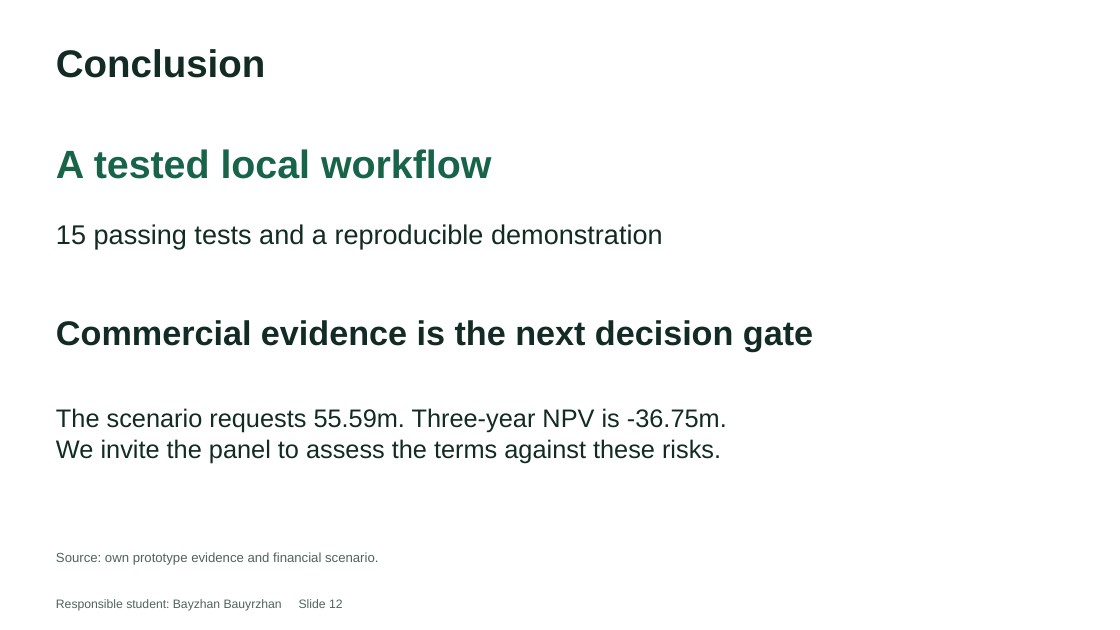
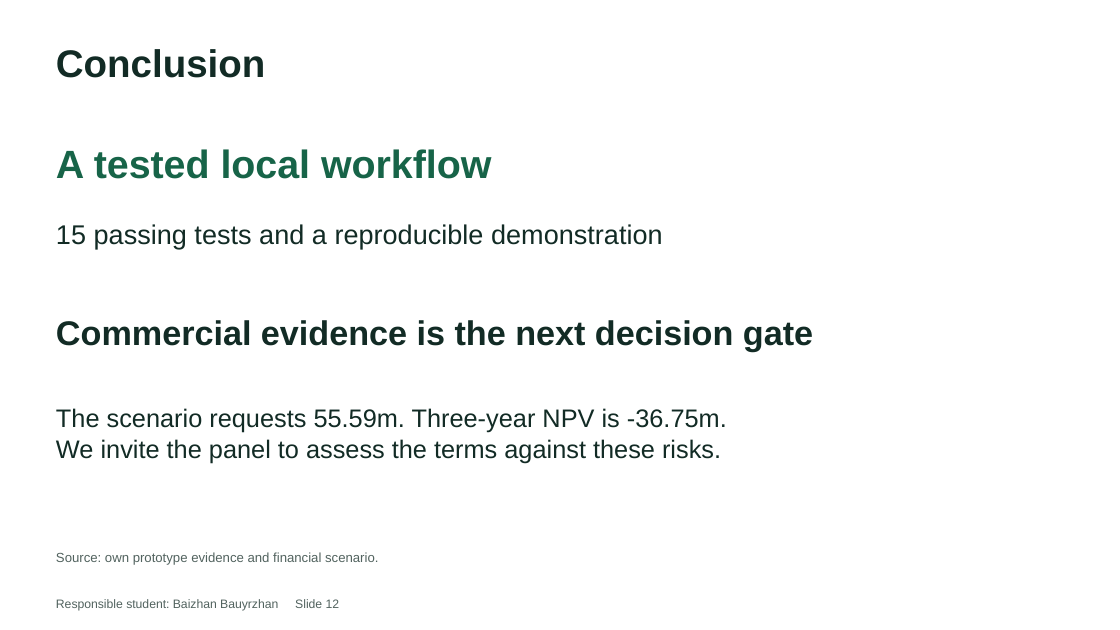
Before and after one commit to janbauyrzhan/AgriChain-Final-Project, a slide deck: slide 12 of deliverables/Team02_FP_Presentation.pptx. Drawn at 1120x630 pixels with LibreOffice and Linux fonts; fonts in the diff are those of the drawing. Boxes give left, top, right and bottom in pixels: in the first picture for what was removed or moved away, otherwise in the second. Text is boxed around its words. In the diff, an @@ line names an element or a change of style, - is before the commit and + after.

Commit message:
Correct Baizhan Bauyrzhan, add Drive demo link and remove extra submission materials

```diff
--- a/deliverables/Team02_FP_Presentation.pptx
+++ b/deliverables/Team02_FP_Presentation.pptx
@@ text at (x1=56, y1=599, x2=340, y2=611): text changed @@
-Responsible student: Bayzhan Bauyrzhan Slide 12
+Responsible student: Baizhan Bauyrzhan Slide 12
```
Also in this commit, not shown: 6 other slides changed, 13 other files.
